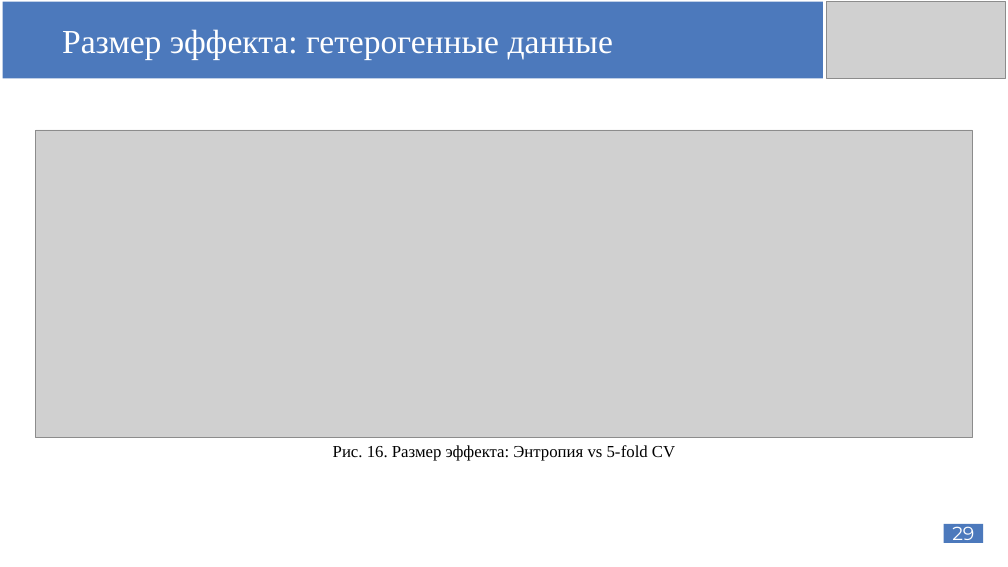
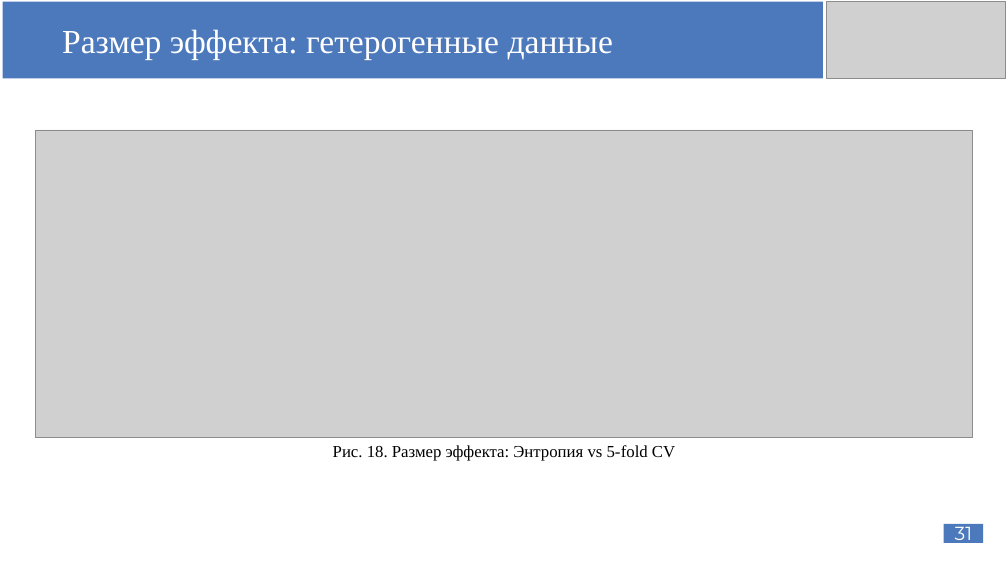
Before and after one commit to AnfimovAleksandr/mag_diploma, a slide deck: slide 31 of Защита диплома/Anfimov_diplom_shablon.pptx (slide 29 before the commit). Drawn at 1008x567 pixels with LibreOffice and Linux fonts; fonts in the diff are those of the drawing; grey boxes stand for pictures. Boxes give left, top, right and bottom in pixels: in the first picture for what was removed or moved away, otherwise in the second. Text is boxed around its words. In the diff, an @@ line names an element or a change of style, - is before the commit and + after.

```diff
--- a/Защита диплома/Anfimov_diplom_shablon.pptx
+++ b/Защита диплома/Anfimov_diplom_shablon.pptx
@@ text at [333,445,675,461]: text changed @@
-Рис. 16. Размер эффекта: Энтропия vs 5-fold CV
+Рис. 18. Размер эффекта: Энтропия vs 5-fold CV
@@ page number at [955,522,972,546]: text changed @@
-29
+31
```
Also in this commit, not shown: 4 other slides changed, 2 slides added, 35 other files.
